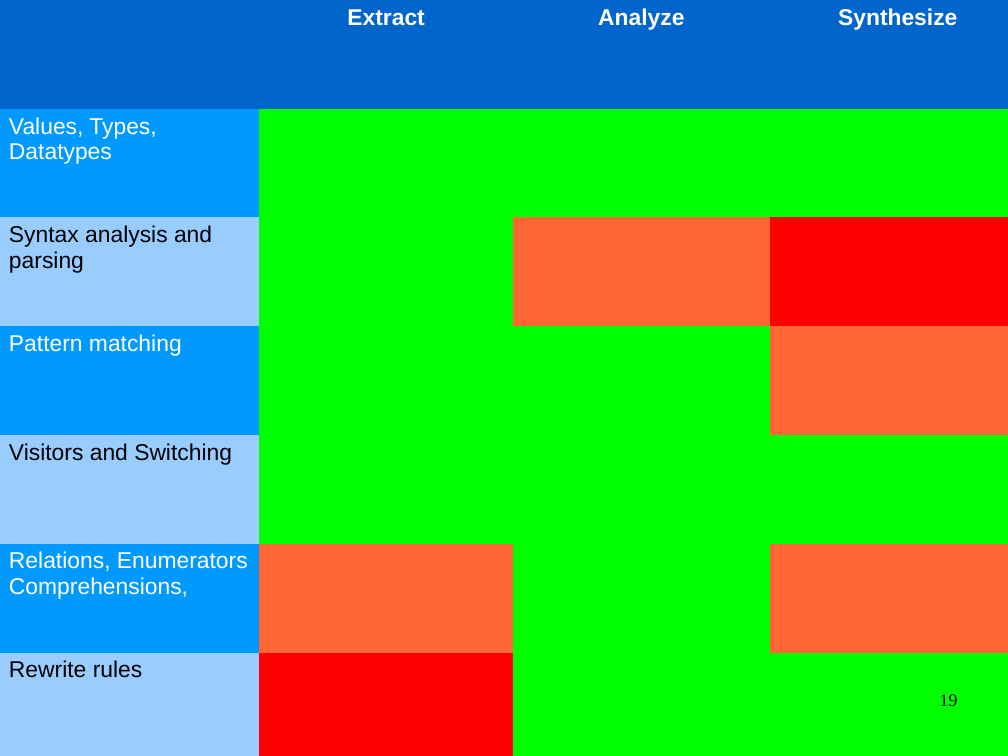
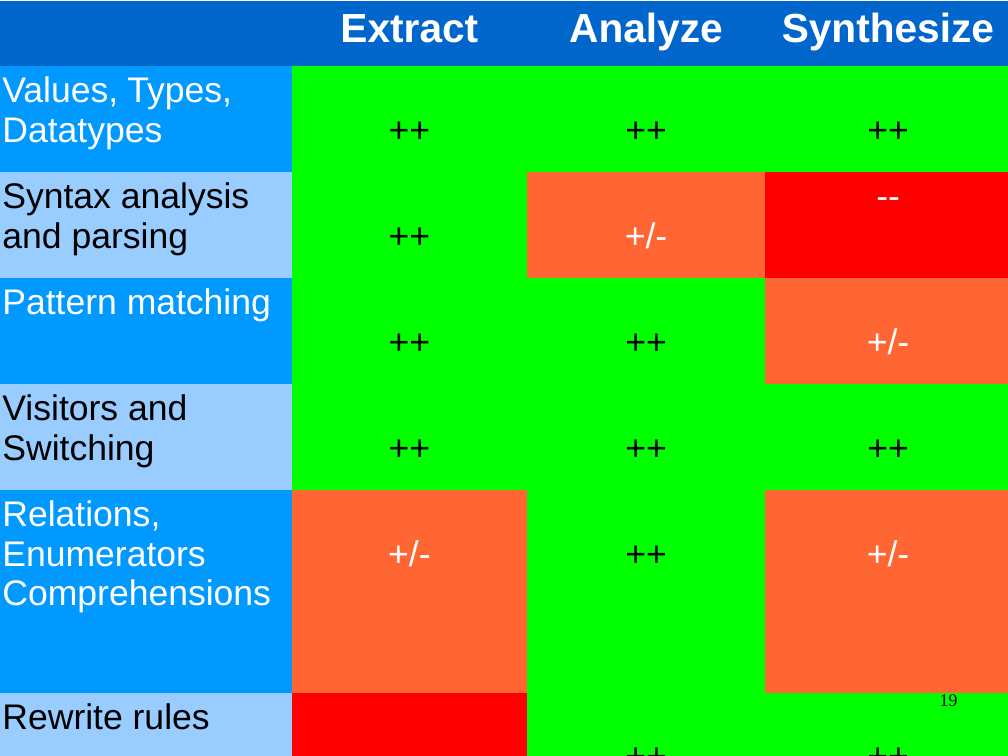
Before and after one commit to cwi-swat/meta-environment, a slide deck: slide 19 of meta-doc/analysis/rascal-slides/rascal-slides.odp. Drawn at 1008x756 pixels with LibreOffice and Linux fonts; fonts in the diff are those of the drawing; background and template pictures are left out. Boxes give left, top, right and bottom in pixels: in the first picture for what was removed or moved away, otherwise in the second. Text is boxed around its words. In the diff, an @@ line names an element or a change of style, - is before the commit and + after.

```diff
--- a/meta-doc/analysis/rascal-slides/rascal-slides.odp
+++ b/meta-doc/analysis/rascal-slides/rascal-slides.odp
@@ table at (x1=0, y1=1, x2=1008, y2=756) @@
-row 2: Values, Types, Datatypes |  |  | 
+row 2: Values, Types, Datatypes | ++ | ++ | ++
-row 3: Syntax analysis and parsing |  |  | 
+row 3: Syntax analysis and parsing | ++ | +/- | --
-row 4: Pattern matching |  |  | 
+row 4: Pattern matching | ++ | ++ | +/-
-row 5: Visitors and Switching |  |  | 
+row 5: Visitors and Switching | ++ | ++ | ++
-row 6: Relations, Enumerators Comprehensions, |  |  | 
+row 6: Relations, Enumerators Comprehensions | +/- | ++ | +/-
-row 7: Rewrite rules |  |  | 
+row 7: Rewrite rules | -- | ++ | ++
@@ size 18 to 32 pt in "Extract", "Analyze", "Synthesize" @@
@@ size 18 to 28 pt in "Values, Types, Datatypes", "Syntax analysis and parsing", "Pattern matching", "Visitors and Switching" and 1 more places @@
```
Also in this commit, not shown: 24 other slides changed, 2 slides added, 2 slides removed.
